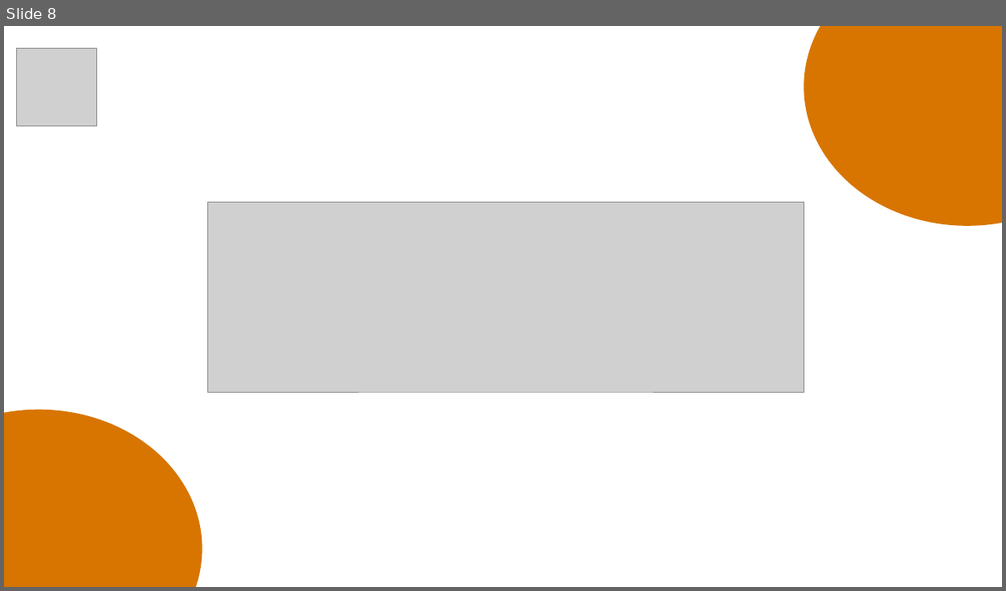
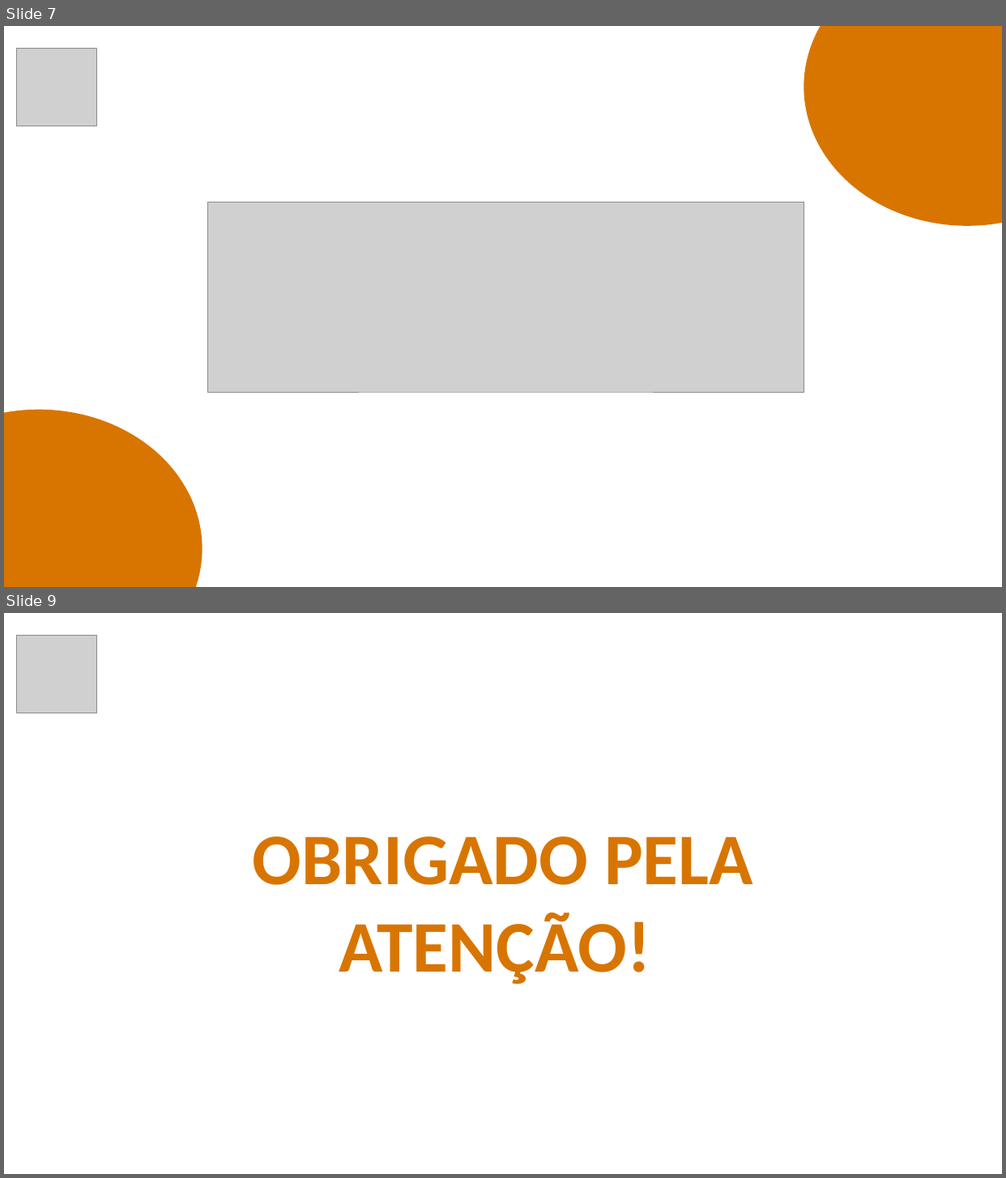
Before and after one commit to GiovannaMelo/YUUMI, a slide deck: Apresentacao/YUUMI.pptx. Shown one above the other, each under a label of ours: slide 8 before the commit, slides 7 and 9 after it; the slides between them are not shown. The pictures are 1006x591 and 1006x1178 pixels, drawn with LibreOffice and Linux fonts; fonts in the diff are those of the drawing; grey boxes stand for pictures. Boxes give left, top, right and bottom in pixels: in the first picture for what was removed or moved away, otherwise in the second. Text is boxed around its words. In the diff, an @@ line names an element or a change of style, - is before the commit and + after.

```diff
--- a/Apresentacao/YUUMI.pptx
+++ b/Apresentacao/YUUMI.pptx
@@ slide 9 added at (4, 613, 1002, 1174), background #FFFFFF @@
@@ picture added at (17, 635, 98, 713) @@
@@ text added at (253, 837, 753, 984), 70 pt, text #D87501, bold @@
+OBRIGADO PELA ATENÇÃO!
@@ what was slide 8 is now slide 7 @@
```
Also in this commit, not shown: 1 slide changed, 1 other slide added, 2 slides removed, 11 other files.
